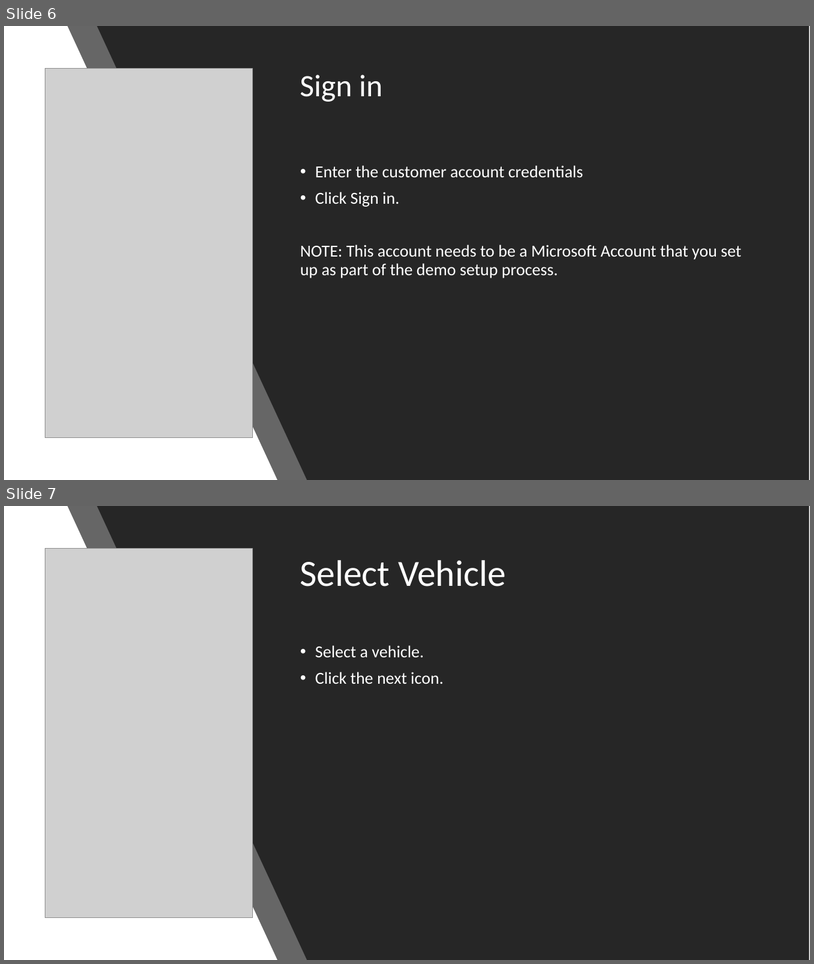
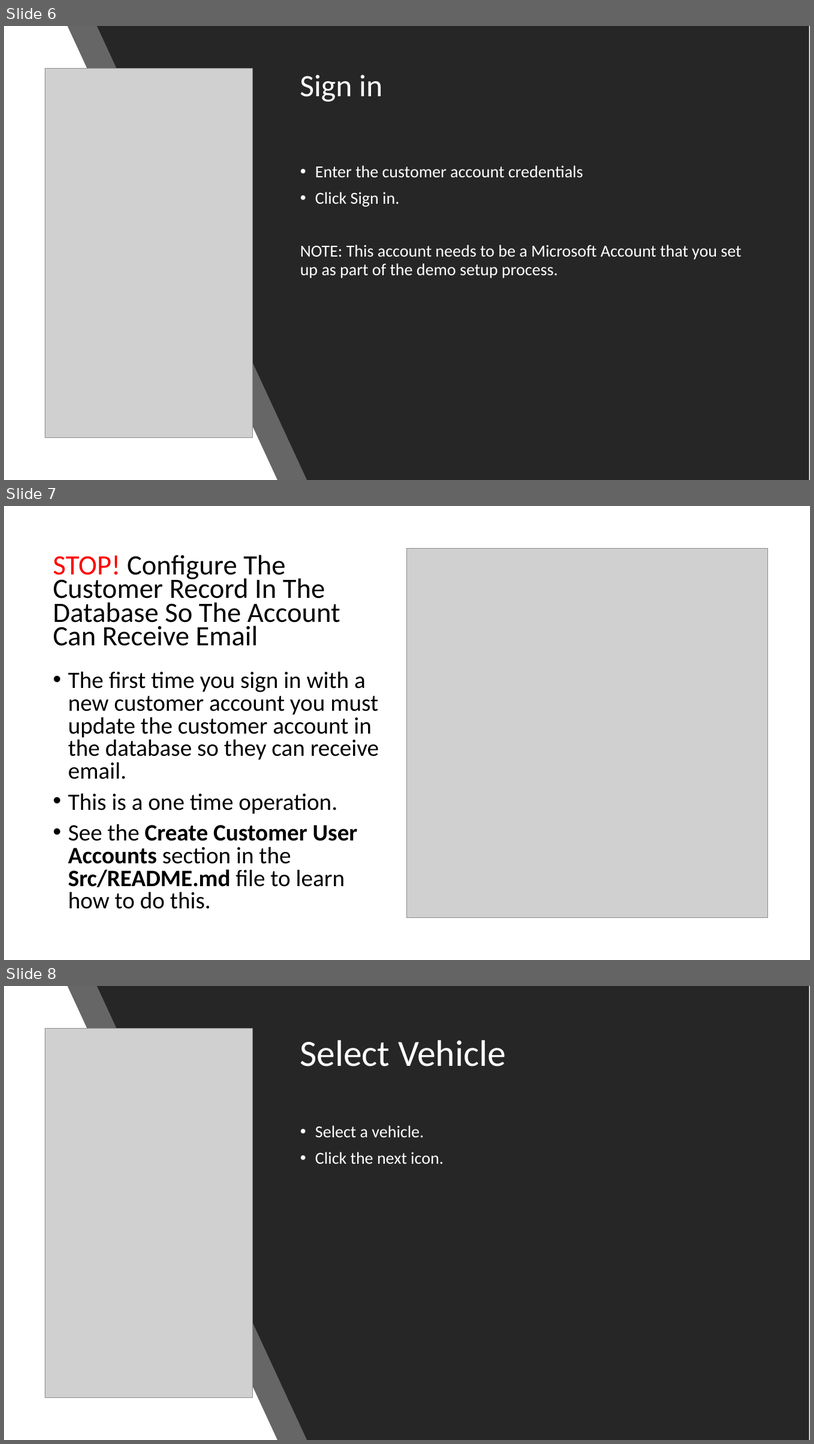
Before and after one commit to TylerLu/ContosoInsurance, a slide deck: Src/Demo Script.pptx. Shown one above the other, each under a label of ours: slides 6 and 7 before the commit, slides 6, 7 and 8 after it. The pictures are 814x964 and 814x1444 pixels, drawn with LibreOffice and Linux fonts; fonts in the diff are those of the drawing; grey boxes stand for pictures. Boxes give left, top, right and bottom in pixels: in the first picture for what was removed or moved away, otherwise in the second. Text is boxed around its words. In the diff, an @@ line names an element or a change of style, - is before the commit and + after.

```diff
--- a/Src/Demo Script.pptx
+++ b/Src/Demo Script.pptx
@@ slide 7 added at bbox=[4, 506, 810, 960], background #FFFFFF @@
@@ title added at bbox=[53, 555, 341, 646], 33.3 pt, text #000000 @@
+STOP! Configure The Customer Record In The Database So The Account Can Receive Email
@@ picture added at bbox=[407, 549, 768, 918] @@
@@ text added at bbox=[68, 671, 379, 909], 28 pt, text #000000 @@
+• The first time you sign in with a new customer account you must update the customer account in the database so they can receive email.
+• This is a one time operation.
+• See the Create Customer User Accounts section in the Src/README.md file to learn how to do this.
@@ what was slide 7 is now slide 8 @@
```
Also in this commit, not shown: 22 other files.
